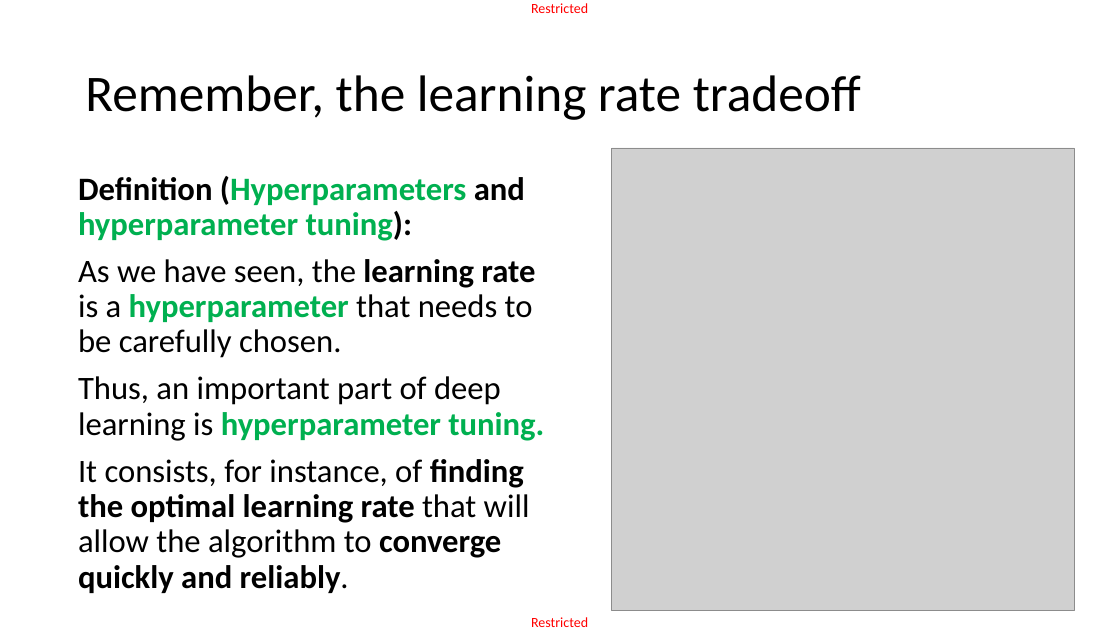
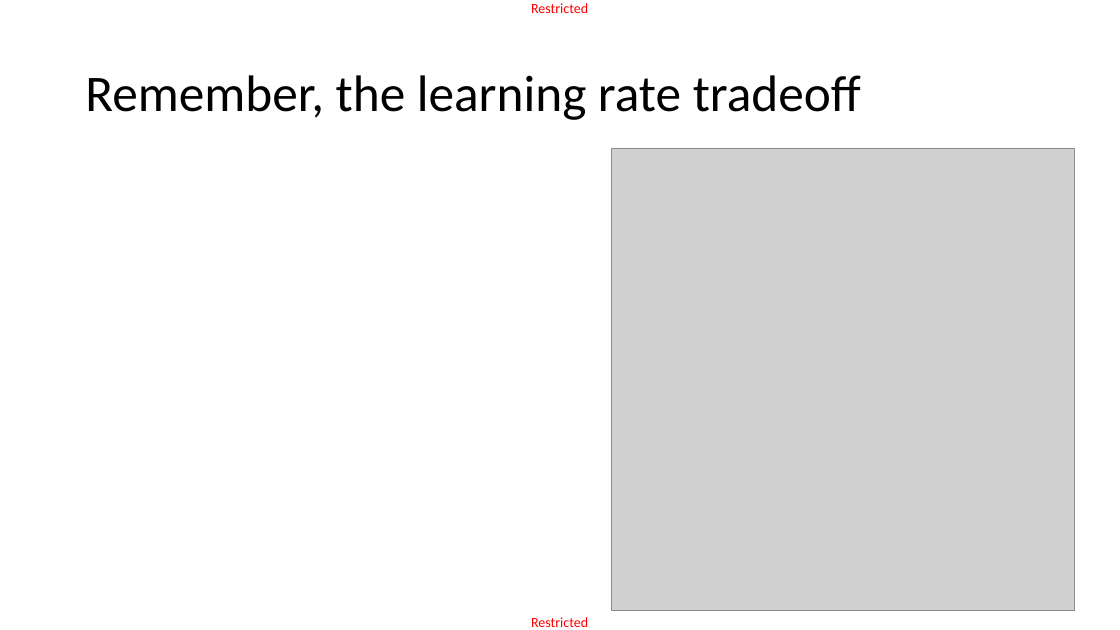
Before and after one commit to matthieudemari/SUTD_DL_50_039, a slide deck: slide 47 of W2/1. W2S1 final/W2S1.pptx. Drawn at 1120x630 pixels with LibreOffice and Linux fonts; fonts in the diff are those of the drawing; grey boxes stand for pictures. Boxes give left, top, right and bottom in pixels: in the first picture for what was removed or moved away, otherwise in the second. Text is boxed around its words. In the diff, an @@ line names an element or a change of style, - is before the commit and + after.

```diff
--- a/W2/1. W2S1 final/W2S1.pptx
+++ b/W2/1. W2S1 final/W2S1.pptx
@@ text removed at [78, 176, 544, 593] @@
-Definition (Hyperparameters and hyperparameter tuning):
-As we have seen, the learning rate is a hyperparameter that needs to be carefully chosen.
-Thus, an important part of deep learning is hyperparameter tuning.
-It consists, for instance, of finding the optimal learning rate that will allow the algorithm to converge quickly and reliably.
```
Also in this commit, not shown: 1 other slide changed, 3 other files.
